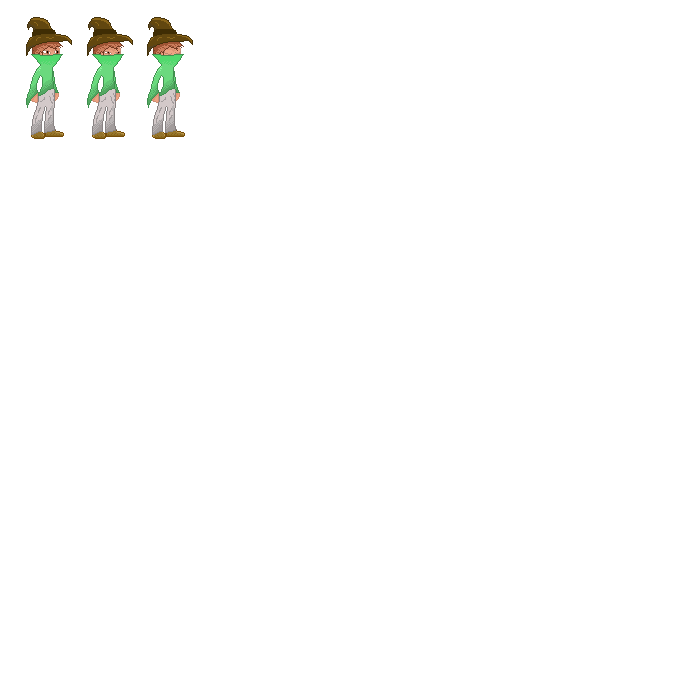
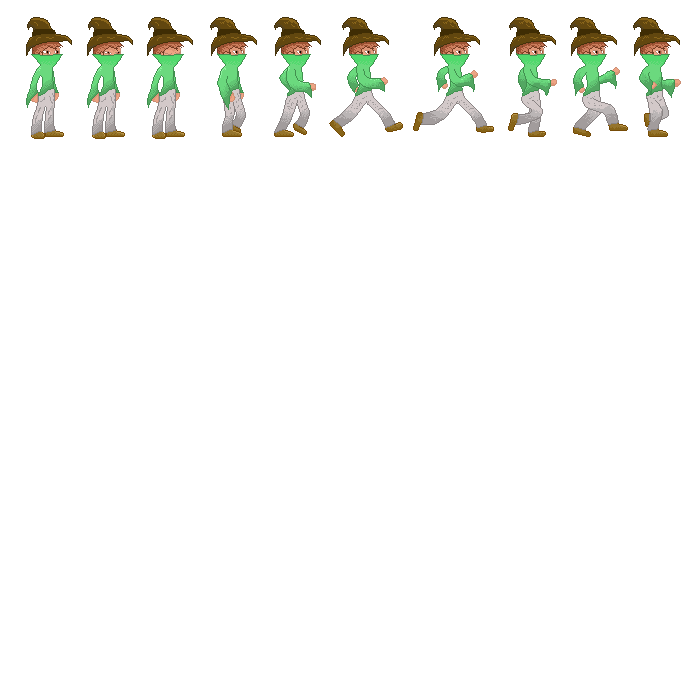
Layers edited between the first and the second 700×700 image:
added layer "Layer 8" above "Layer 7" over (633, 17, 681, 137)
added layer "Layer 7" above "Layer 6" over (570, 17, 628, 137)
added layer "Layer 6" above "Layer 5" over (508, 17, 557, 137)
added layer "Layer 5" above "Layer 4" over (413, 17, 494, 133)
added layer "Layer 4" above "Layer 3" over (329, 17, 403, 137)
added layer "Layer 3" above "Layer 2" over (274, 17, 321, 137)
added layer "Layer 2" above "Layer 31 copy 3" over (210, 17, 257, 137)
